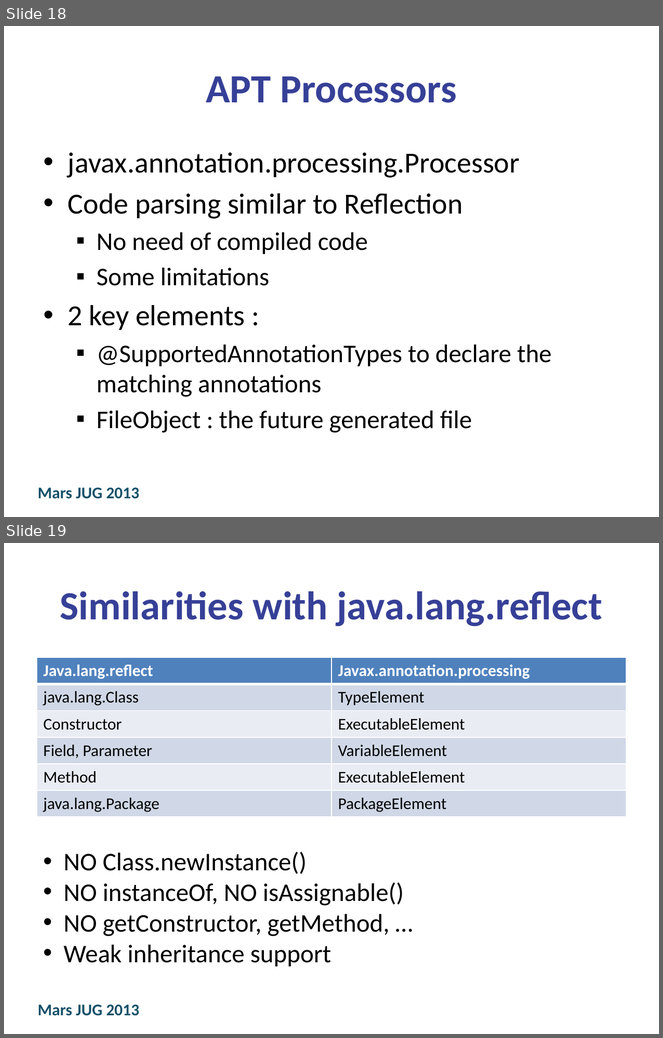
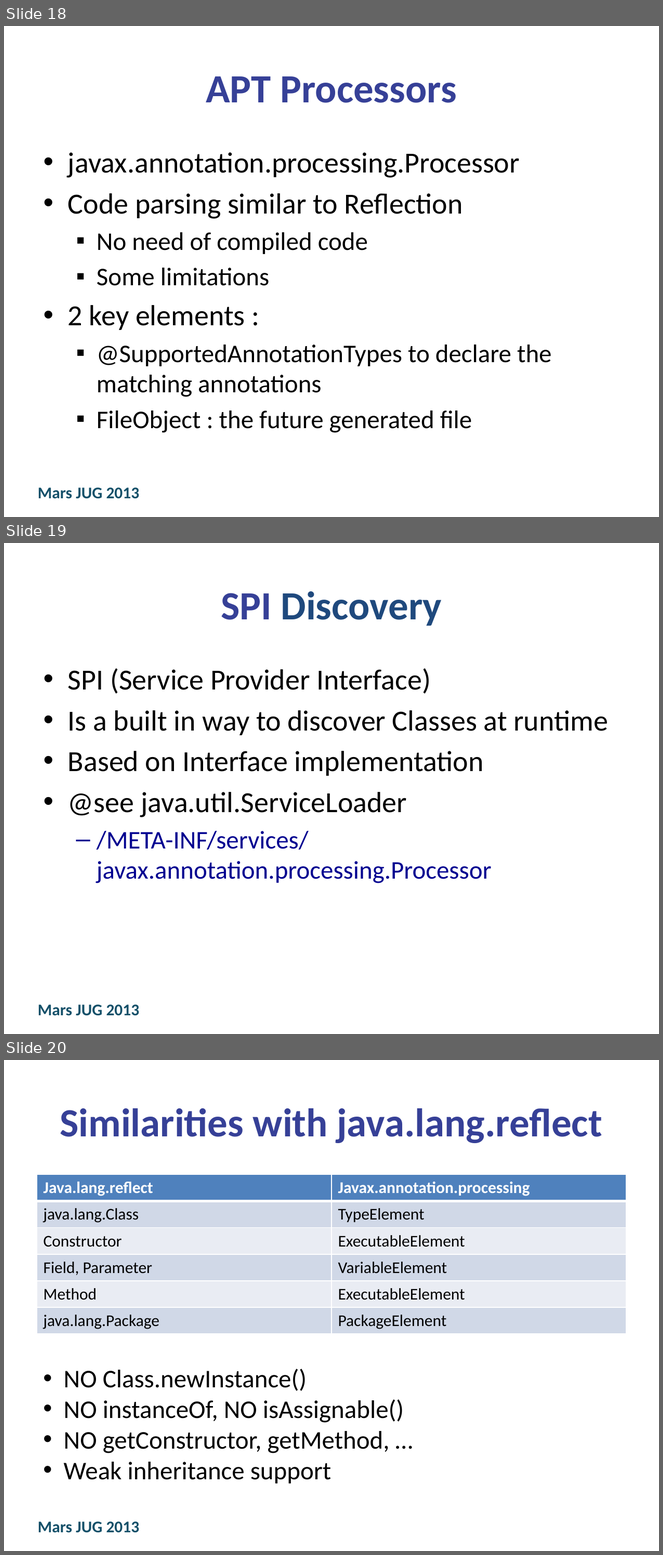
Before and after one commit to JustinRudat/ez18n, a slide deck: ez18n-slides/Jugs2013/SmartAnnotationProcessing_2013.pptx. Shown one above the other, each under a label of ours: slides 18 and 19 before the commit, slides 18, 19 and 20 after it. The pictures are 663x1038 and 663x1555 pixels, drawn with LibreOffice and Linux fonts; fonts in the diff are those of the drawing; background and template pictures are left out. Boxes give left, top, right and bottom in pixels: in the first picture for what was removed or moved away, otherwise in the second. Text is boxed around its words. In the diff, an @@ line names an element or a change of style, - is before the commit and + after.

```diff
--- a/ez18n-slides/Jugs2013/SmartAnnotationProcessing_2013.pptx
+++ b/ez18n-slides/Jugs2013/SmartAnnotationProcessing_2013.pptx
@@ slide 19 added at bbox=[4, 543, 659, 1034], background picture (left out); not listed: 1 template element that a slide beside it also shows @@
@@ title added at bbox=[221, 591, 442, 626], 44 pt, text #1F497D, bold @@
+SPI Discovery
@@ text added at bbox=[68, 668, 608, 884], 32 pt, text #000000 @@
+• SPI (Service Provider Interface)
+• Is a built in way to discover Classes at runtime
+• Based on Interface implementation
+• @see java.util.ServiceLoader
+  – /META-INF/services/javax.annotation.processing.Processor
@@ what was slide 19 is now slide 20 @@
```
Also in this commit, not shown: 1 slide changed.
